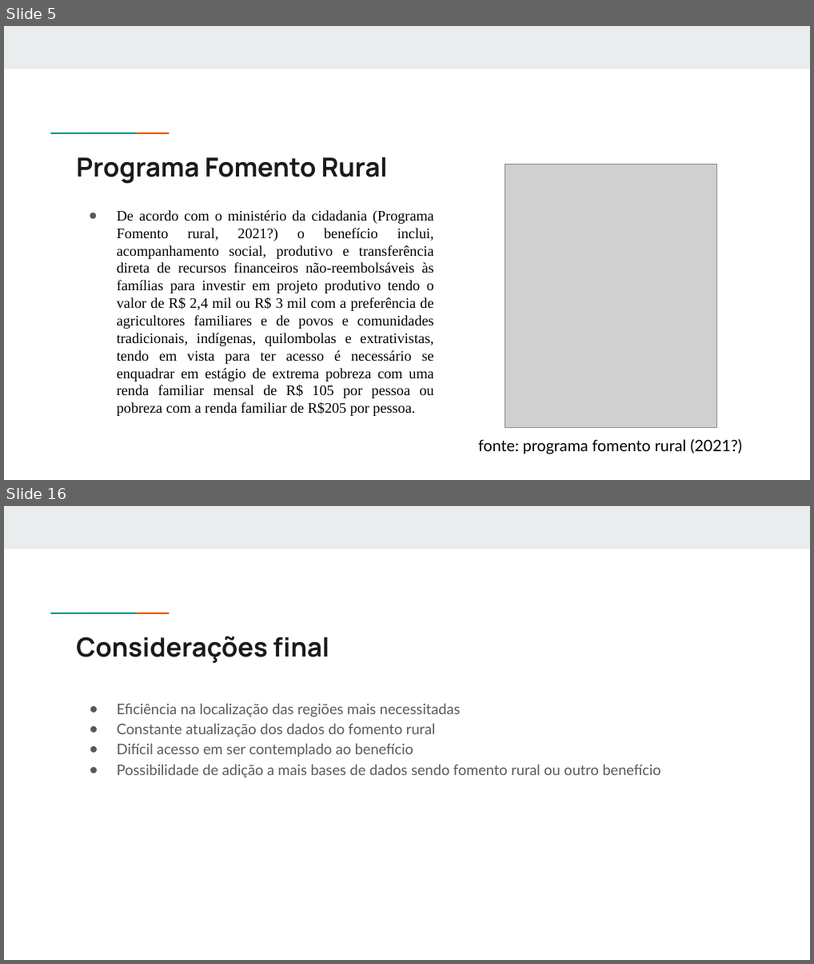
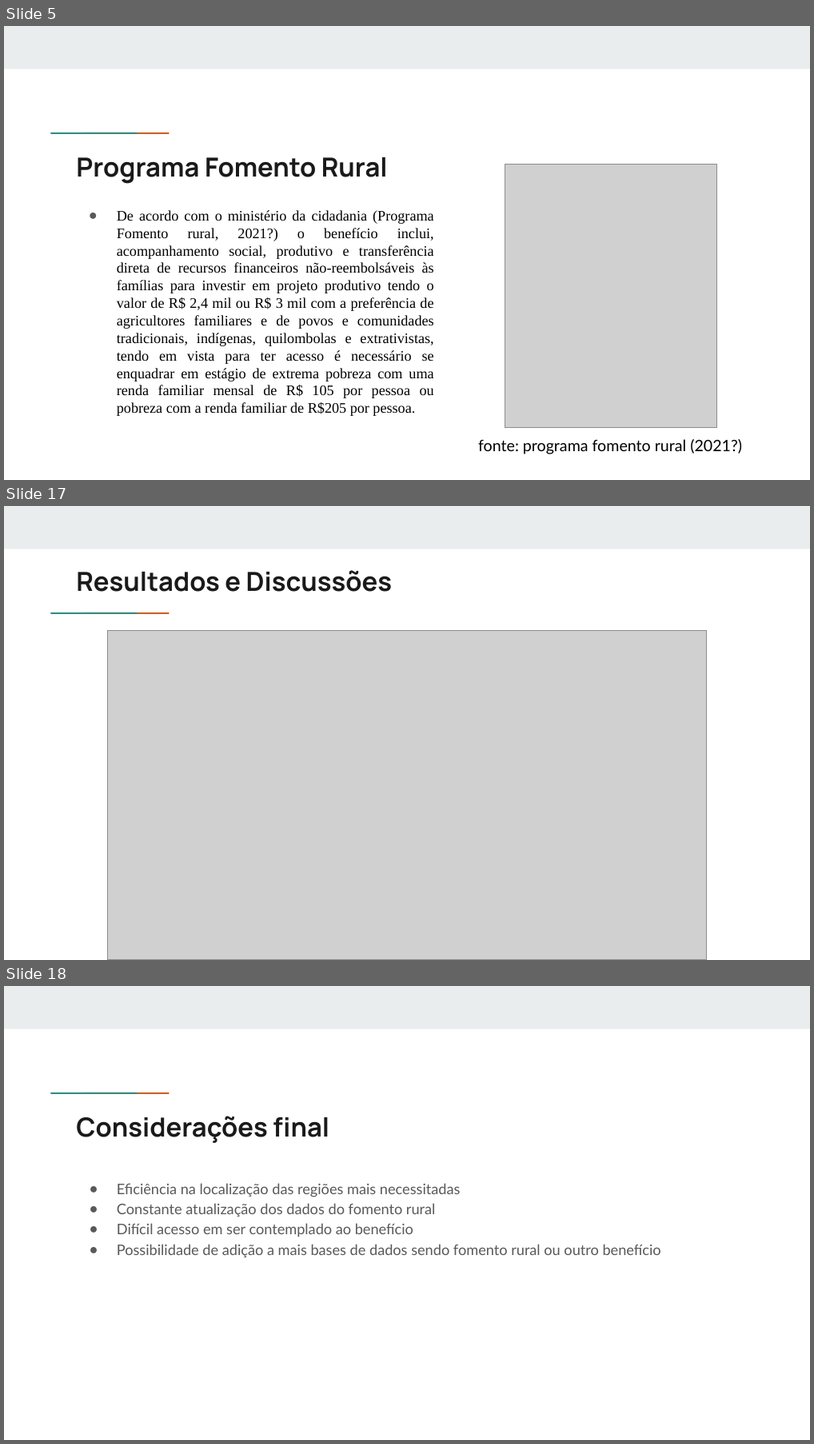
Before and after one commit to Marcos-Sobral/A-Inseguran-a-Alimentar-e-o-combate-a-fome-no-setor-rural, a slide deck: Base dados - 2020/Slide/A Insegurança Alimentar e o combate a fome no setor rural entre 2016 a 2021.pptx. Shown one above the other, each under a label of ours: slides 5 and 16 before the commit, slides 5, 17 and 18 after it; the slides between them are not shown. The pictures are 814x964 and 814x1444 pixels, drawn with LibreOffice and Linux fonts; fonts in the diff are those of the drawing; grey boxes stand for pictures. Boxes give left, top, right and bottom in pixels: in the first picture for what was removed or moved away, otherwise in the second. Text is boxed around its words. In the diff, an @@ line names an element or a change of style, - is before the commit and + after.

```diff
--- a/Base dados - 2020/Slide/A Insegurança Alimentar e o combate a fome no setor rural entre 2016 a 2021.pptx
+++ b/Base dados - 2020/Slide/A Insegurança Alimentar e o combate a fome no setor rural entre 2016 a 2021.pptx
@@ slide 17 added at (x1=4, y1=506, x2=810, y2=960), background #FFFFFF; not listed: 3 template elements that a slide beside it also shows @@
@@ title added at (x1=76, y1=570, x2=392, y2=592), 23.4 pt, text #1A1A1A, bold @@
+Resultados e Discussões
@@ picture added at (x1=107, y1=631, x2=707, y2=960) @@
@@ what was slide 16 is now slide 18 @@
```
Also in this commit, not shown: 6 slides changed, 1 other slide added, 16 other files.
